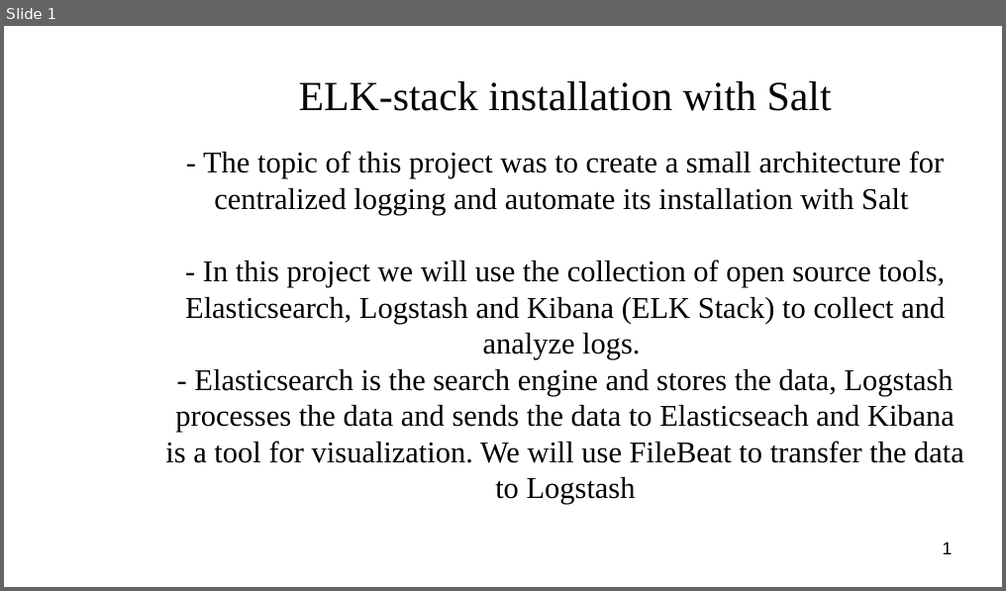
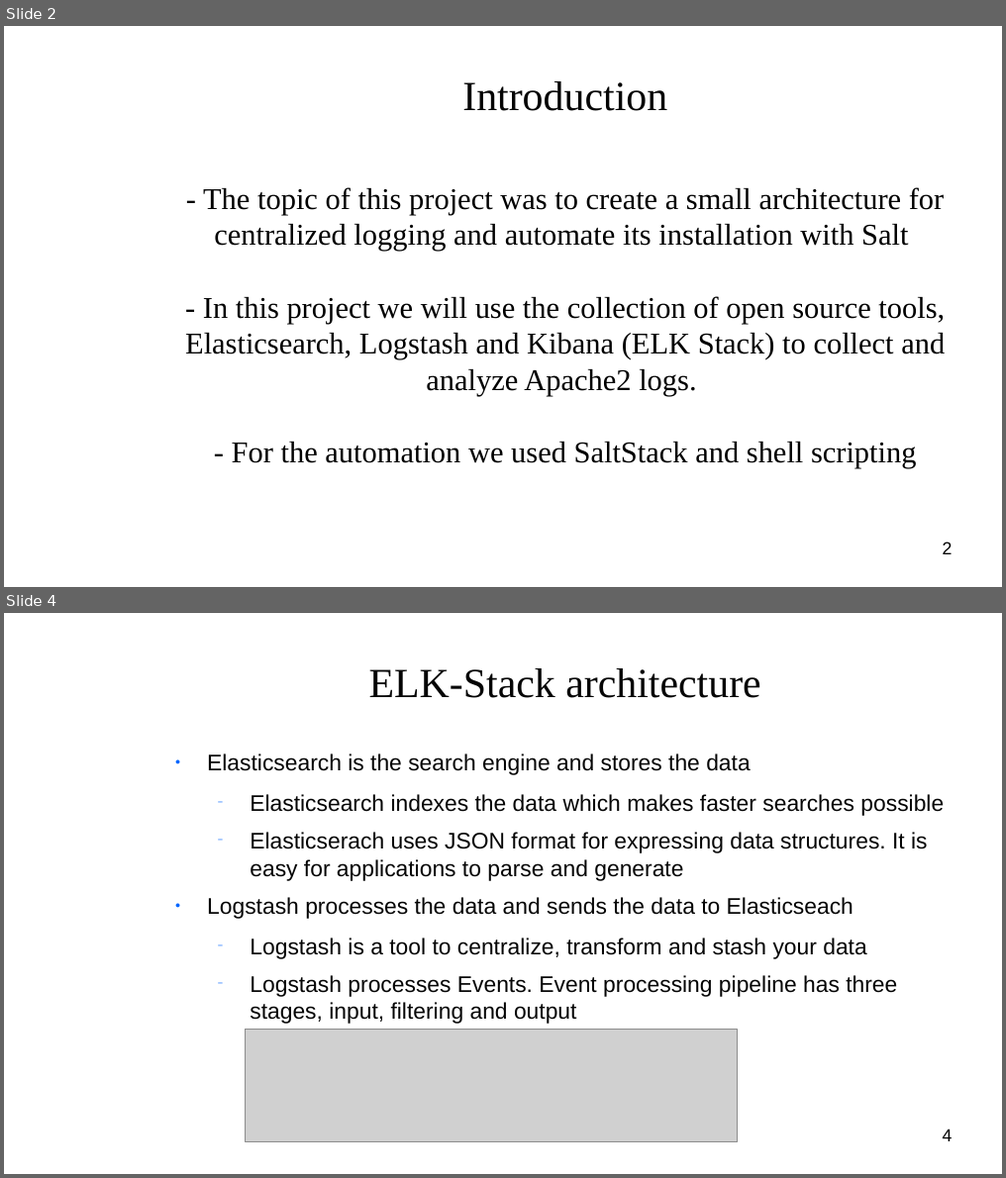
Before and after one commit to niinavi/Jarjestelmaprojekti, a slide deck: project_management/Presentation.odp. Shown one above the other, each under a label of ours: slide 1 before the commit, slides 2 and 4 after it; the slides between them are not shown. The pictures are 1006x591 and 1006x1178 pixels, drawn with LibreOffice and Linux fonts; fonts in the diff are those of the drawing; grey boxes stand for pictures; background and template pictures are left out. Boxes give left, top, right and bottom in pixels: in the first picture for what was removed or moved away, otherwise in the second. Text is boxed around its words. In the diff, an @@ line names an element or a change of style, - is before the commit and + after.

```diff
--- a/project_management/Presentation.odp
+++ b/project_management/Presentation.odp
@@ slide 4 added at [4,613,1002,1174], background picture (left out) @@
@@ title added at [369,668,760,698], 33 pt, text #050505 @@
+ELK-Stack architecture
@@ text added at [207,754,944,1024], 18 pt, text #050505 @@
+● Elasticsearch is the search engine and stores the data
+  − Elasticsearch indexes the data which makes faster searches possible
+  − Elasticserach uses JSON format for expressing data structures. It is easy for applications to parse and generate
+● Logstash processes the data and sends the data to Elasticseach
+  − Logstash is a tool to centralize, transform and stash your data
+  − Logstash processes Events. Event processing pipeline has three stages, input, filtering and output
@@ picture added at [246,1030,738,1143] @@
@@ page number added at [943,1129,952,1142], 14 pt, text #000000 @@
+4
@@ what was slide 1 is now slide 2 @@
@@ slide 2 changed as well @@
@@ title at [462,81,667,111]: text changed @@
-ELK-stack installation with Salt
+Introduction
@@ subtitle at [185,296,944,469]: text changed @@
-- In this project we will use the collection of open source tools, Elasticsearch, Logstash and Kibana (ELK Stack) to collect and analyze logs.
-- Elasticsearch is the search engine and stores the data, Logstash processes the data and sends the data to Elasticseach and Kibana is a tool for visualization. We will use FileBeat to transfer the data to Logstash
+- In this project we will use the collection of open source tools, Elasticsearch, Logstash and Kibana (ELK Stack) to collect and analyze Apache2 logs.
+- For the automation we used SaltStack and shell scripting
@@ page number at [943,542,952,555]: text changed @@
-1
+2
```
Also in this commit, not shown: 9 other slides added.
